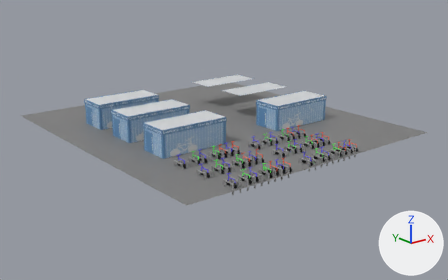
The glTF model front/3d/TestBlender/road/garageVelo.glb as it was, and as the next commit left it.
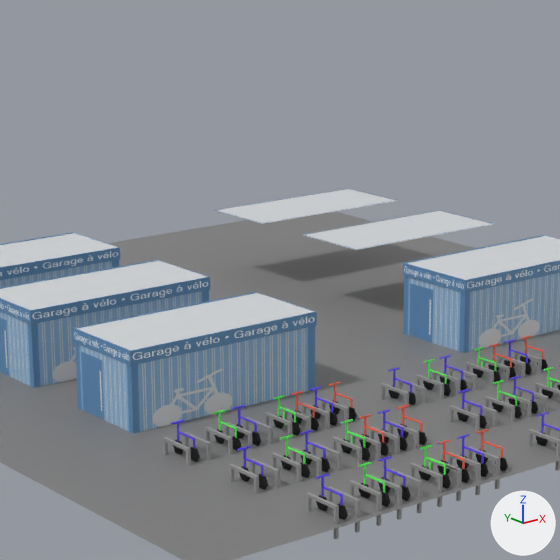
Each version appears first whole from a camera (50 mm lens) standing at (-189.6, -116.0, 9.1) and looking at (-169.9, -91.3, -0.8), and next in a close-up on the part from 26% to 69% of the width and 3% to 72% of the height. Lighting does not change. The marker at lower right points along +X, +Y and +Z. Vertices at the same position are counted once.

The first close-up shows 'map.002'.
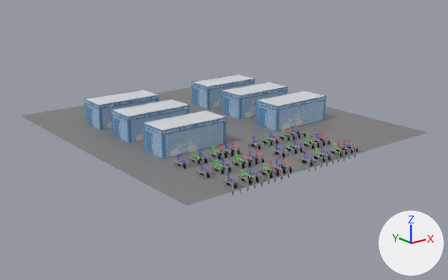
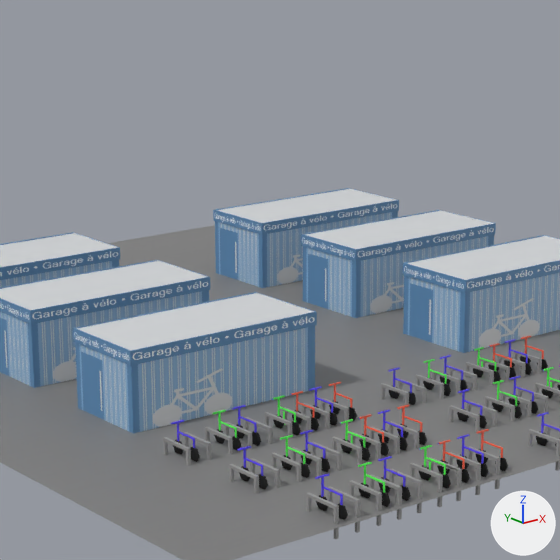
Where the newer file only moved an object's origin or applied its transform, the numbers keep the older frame.

The change, as a list of edits to the scene's bpy script:
```text
Change me_plane_007:
    used by ob_map_002; location = (-20.0, 100.06, -0.98)
    remove me_plane_007.from_pydata(...)  # 5858 vertices, 10178 faces; spans x -157.5..-142.5, y -198.8..-182.5, z 0.7..2.3
    add me_plane_007.from_pydata(...)  # 5922 vertices, 10322 faces; spans x -157.5..-142.5, y -198.8..-182.5, z 0.7..2.3
    me_plane_007 part 1: 64 vertices added at x -148.3..-144.7, y -190.8..-186.3, z 0.9..2.0
```

Changed parts and their boxes (x1, y1, x2, y2) in the close-ups (560 x 560 px):
part 1 of me_plane_007, added (blue)
    after: (213, 188, 496, 318)
